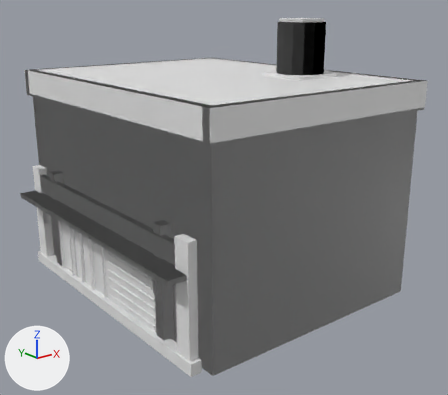
A saved change to the glTF model public/assets/curated-buildings/yaba-core-13.glb.
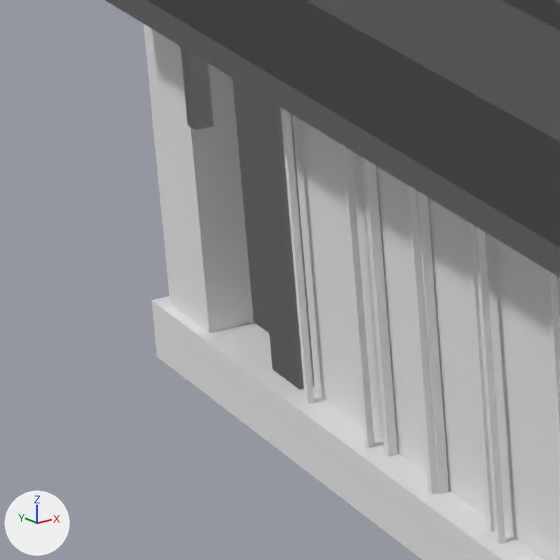
Each version is shown whole from a 50 mm camera at (-8.18, -10.67, 6.03) aimed at (-0.03, -0.49, 1.96), then close up on the part from 3% to 23% of the width and 51% to 74% of the height. The lights are fixed; the arrows at lower left show +X, +Y and +Z. The first two pictures are the older version. Objects named as collision shapes, trigger or cutter boxes, shadow casters or lower levels of detail are left out. Where no turn or scale is listed for an object, it has been applied to the vertices. Vertices at exactly the same position are counted once.

The older version as bpy lines, for what is in view:
```python
ob_lod0_surface = bpy.data.objects.new('LOD0_SURFACE', me_yaba_yaba_core_13_lod0)
ob_lod0_surface.location = (0.0, 0.0, 0.0)
ob_lod1_surface = bpy.data.objects.new('LOD1_SURFACE', me_yaba_yaba_core_13_lod1)
ob_lod1_surface.location = (0.0, 0.0, 0.0)
ob_lod2_surface = bpy.data.objects.new('LOD2_SURFACE', me_yaba_yaba_core_13_lod2)
ob_lod2_surface.location = (0.0, 0.0, 0.0)
```
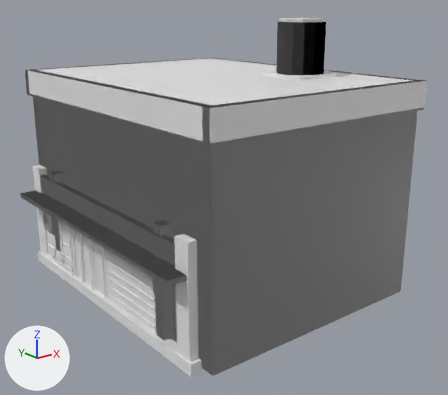
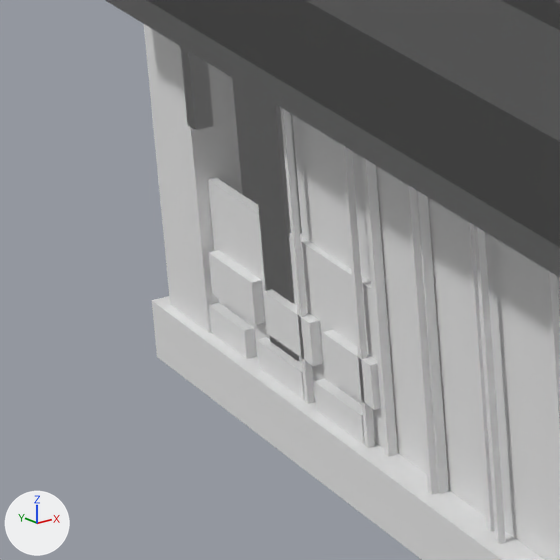
What the commit changed:
me_yaba_yaba_core_13_lod0 is used by ob_lod0_surface; location (0.0, 0.0, 0.0).
me_yaba_yaba_core_13_lod0 had 406 vertices, 620 faces and spanned x -3.24..2.86, y -3.49..3.49, z 0.0..5.73.
me_yaba_yaba_core_13_lod0 now has 462 vertices, 704 faces and spans x -3.24..2.86, y -3.49..3.49, z 0.0..5.73.
me_yaba_yaba_core_13_lod0 part 1: a new loose piece, a box spanning x -2.822..-2.787, y 1.283..2.933, z 0.1..0.86, in mat_mat_yaba_roof_cool_grey (its picture is missing).
me_yaba_yaba_core_13_lod0 part 2: a new loose piece, a box spanning x -2.862..-2.818, y 2.413..2.803, z 0.185..0.355, in mat_mat_yaba_terracotta (its picture is missing).
me_yaba_yaba_core_13_lod0 part 3: a new loose piece, a box spanning x -2.862..-2.818, y 1.913..2.303, z 0.185..0.355, in mat_mat_yaba_terracotta (its picture is missing).
me_yaba_yaba_core_13_lod0 part 4: a new loose piece, a box spanning x -2.862..-2.818, y 1.413..1.803, z 0.185..0.355, in mat_mat_yaba_terracotta (its picture is missing).
me_yaba_yaba_core_13_lod0 part 5: a new loose piece, a box spanning x -2.862..-2.818, y 2.303..2.693, z 0.415..0.585, in mat_mat_yaba_terracotta (its picture is missing).
me_yaba_yaba_core_13_lod0 part 6: a new loose piece, a box spanning x -2.862..-2.818, y 1.803..2.193, z 0.415..0.585, in mat_mat_yaba_terracotta (its picture is missing).
me_yaba_yaba_core_13_lod0 part 7: a new loose piece, a box spanning x -2.862..-2.818, y 1.303..1.693, z 0.415..0.585, in mat_mat_yaba_terracotta (its picture is missing).

What differs and where, as boxes (x1, y1, x2, y2) in the close-ups (560 x 560 px):
'LOD0_SURFACE', reshaped: before (144, 0, 560, 560); after (106, 0, 560, 560)
part 1 of me_yaba_yaba_core_13_lod0, added: after (208, 177, 384, 449)
part 2 of me_yaba_yaba_core_13_lod0, added: after (209, 303, 257, 359)
part 3 of me_yaba_yaba_core_13_lod0, added: after (257, 337, 305, 401)
part 4 of me_yaba_yaba_core_13_lod0, added: after (314, 379, 365, 445)
part 5 of me_yaba_yaba_core_13_lod0, added: after (209, 250, 265, 325)
part 6 of me_yaba_yaba_core_13_lod0, added: after (264, 289, 323, 366)
part 7 of me_yaba_yaba_core_13_lod0, added: after (323, 330, 381, 410)
